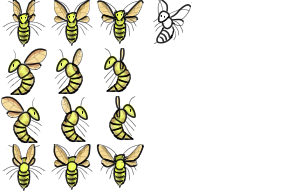
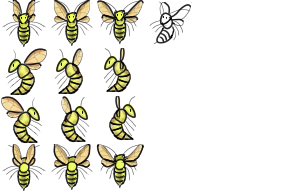
Layers edited between the first and the second 288px x 192px image:
painted on "Legs" (1st of 13, in "Left down 1" › "Line") over [149, 0, 172, 33]
painted on "Tactiles" over [149, 0, 172, 33]
painted on "Eyes" (1st of 4, in "Left down 1" › "Line") over [149, 0, 172, 33]
painted on "Front wings" (1st of 6, in "Left down 1" › "Line") over [149, 0, 172, 33]
painted on "Head" (1st of 16, in "Left down 1" › "Line") over [149, 0, 172, 33]
